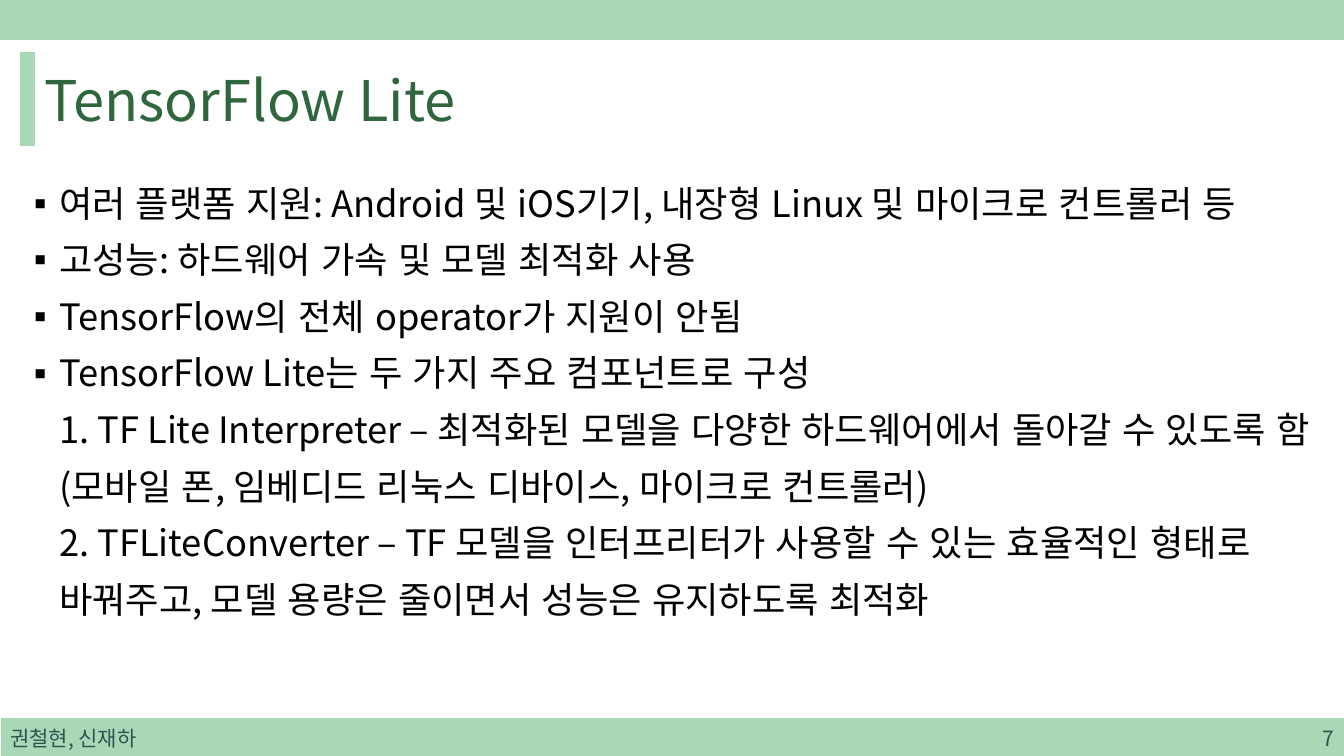
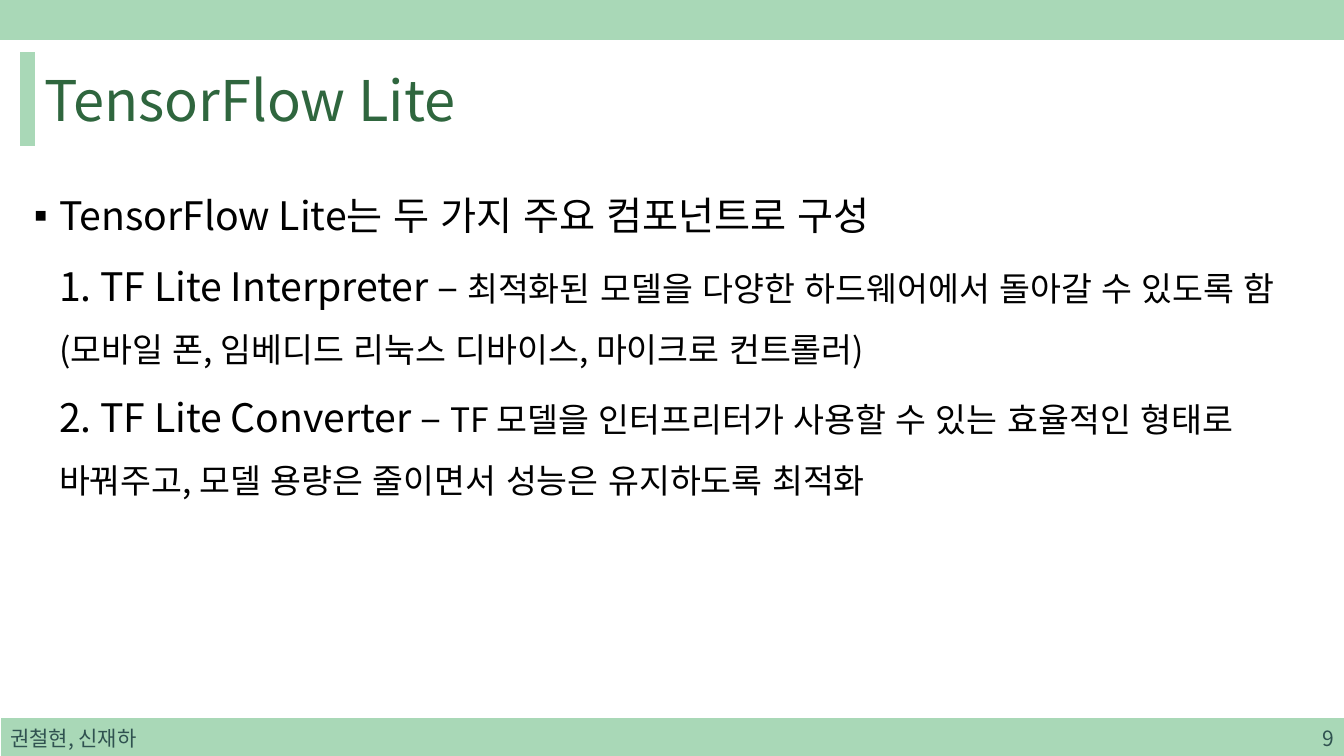
Before and after one commit to sjh4287/capston, a slide deck: slide 9 of 2022.01.07/TensorFlow Lite.pptx (slide 7 before the commit). Drawn at 1344x756 pixels with LibreOffice and Linux fonts; fonts in the diff are those of the drawing. Boxes give left, top, right and bottom in pixels: in the first picture for what was removed or moved away, otherwise in the second. Text is boxed around its words. In the diff, an @@ line names an element or a change of style, - is before the commit and + after.

Commit message:
Update TensorFlow Lite.pptx
ppt 수정

```diff
--- a/2022.01.07/TensorFlow Lite.pptx
+++ b/2022.01.07/TensorFlow Lite.pptx
@@ text at [59,197,1275,499]: text changed; size 25.9 to 24 pt @@
-▪ 여러 플랫폼 지원: Android 및 iOS기기, 내장형 Linux 및 마이크로 컨트롤러 등
-▪ 고성능: 하드웨어 가속 및 모델 최적화 사용
-▪ TensorFlow의 전체 operator가 지원이 안됨
-▪ TensorFlow Lite는 두 가지 주요 컴포넌트로 구성
-  1. TF Lite Interpreter – 최적화된 모델을 다양한 하드웨어에서 돌아갈 수 있도록 함(모바일 폰, 임베디드 리눅스 디바이스, 마이크로 컨트롤러)
-  2. TFLiteConverter – TF 모델을 인터프리터가 사용할 수 있는 효율적인 형태로 바꿔주고, 모델 용량은 줄이면서 성능은 유지하도록 최적화
+▪ TensorFlow Lite는 두 가지 주요 컴포넌트로 구성
+  1. TF Lite Interpreter – 최적화된 모델을 다양한 하드웨어에서 돌아갈 수 있도록 함(모바일 폰, 임베디드 리눅스 디바이스, 마이크로 컨트롤러)
+  2. TF Lite Converter – TF 모델을 인터프리터가 사용할 수 있는 효율적인 형태로 바꿔주고, 모델 용량은 줄이면서 성능은 유지하도록 최적화
@@ page number at [1322,730,1334,746]: text changed @@
-7
+9
```
Also in this commit, not shown: 10 other slides changed, 5 slides added.
